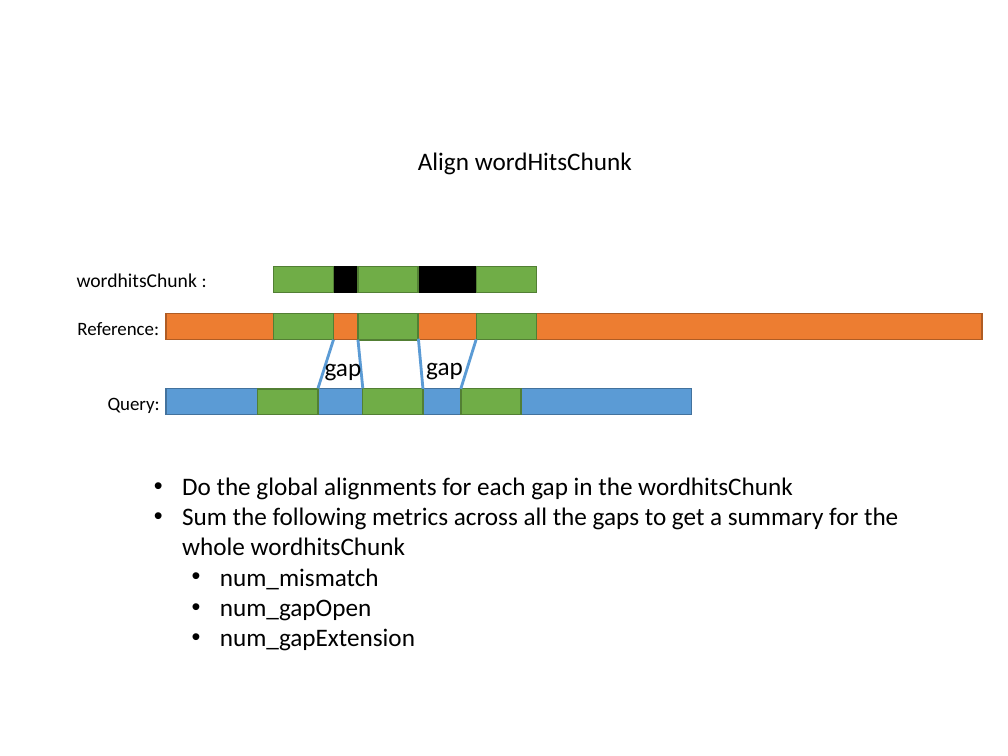
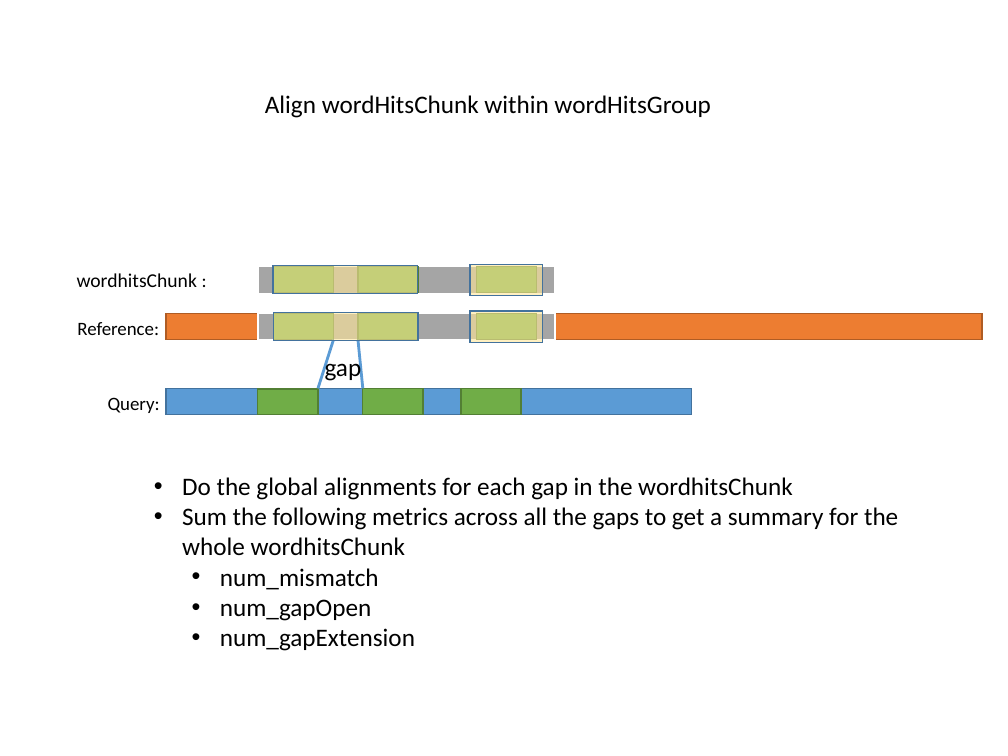
Before and after one commit to ganyfml/olegosa2, a slide deck: slide 7 of doc/Olego_SA.pptx. Drawn at 1008x756 pixels with LibreOffice and Linux fonts; fonts in the diff are those of the drawing. Boxes give left, top, right and bottom in pixels: in the first picture for what was removed or moved away, otherwise in the second. Text is boxed around its words. In the diff, an @@ line names an element or a change of style, - is before the commit and + after.

Commit message:
doc imporved to show wordhits and wordhitChunks are belong to wordHitsgroup

```diff
--- a/doc/Olego_SA.pptx
+++ b/doc/Olego_SA.pptx
@@ text at bbox=[265, 95, 710, 118]: text changed @@
-Align wordHitsChunk
+Align wordHitsChunk within wordHitsGroup
@@ rectangle: place and size @@
-rectangle at bbox=[273, 266, 536, 292]
+rectangle at bbox=[258, 266, 555, 294]
@@ rectangle at bbox=[258, 266, 555, 294]: fill #000000 to #A5A5A5; outline #000000 1 pt to #FFFFFF 1.5 pt @@
@@ rectangle added at bbox=[273, 266, 418, 294], fill #FFE699 at 60% opacity, outline #43739E 1 pt @@
@@ rectangle added at bbox=[470, 264, 542, 295], fill #FFE699 at 60% opacity, outline #43739E 1 pt @@
@@ rectangle added at bbox=[258, 312, 555, 341], fill #A5A5A5, outline #FFFFFF 1.5 pt @@
@@ rectangle added at bbox=[273, 312, 418, 341], fill #FFE699 at 60% opacity, outline #43739E 1 pt @@
@@ rectangle added at bbox=[470, 311, 542, 343], fill #FFE699 at 60% opacity, outline #43739E 1 pt @@
@@ line removed from (418, 339) to (423, 389) @@
@@ line removed from (476, 340) to (461, 389) @@
@@ text removed at bbox=[426, 362, 463, 381] @@
-gap
```
Also in this commit, not shown: 6 other slides changed.
